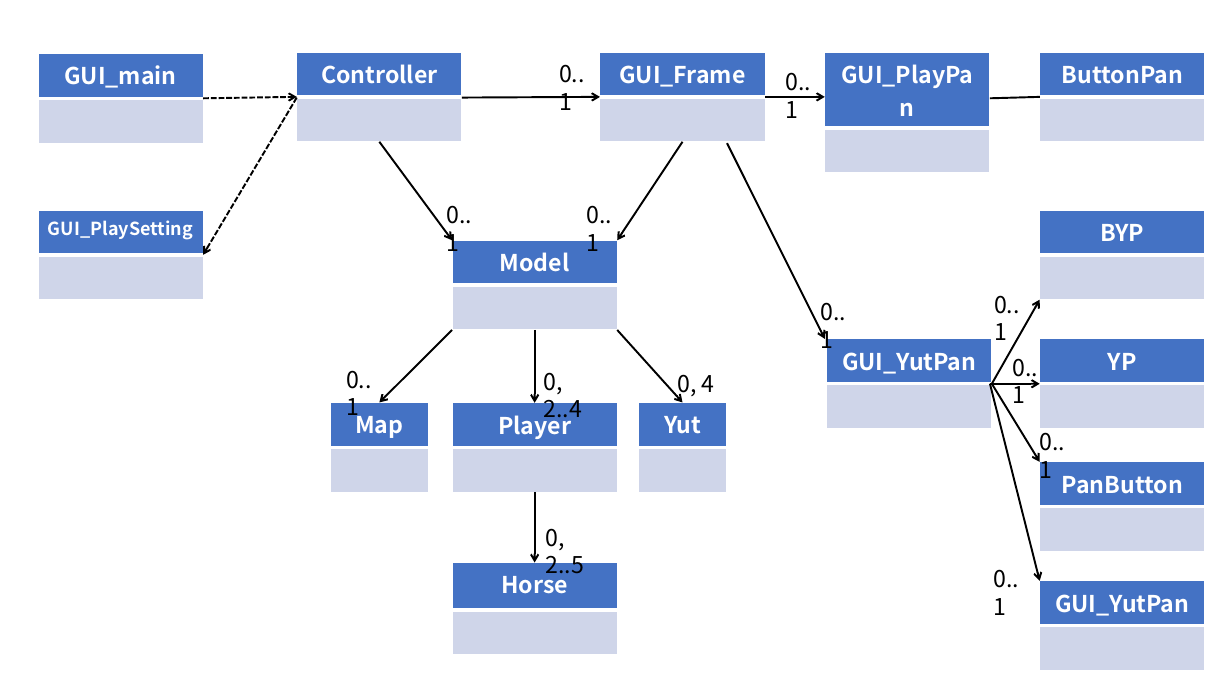
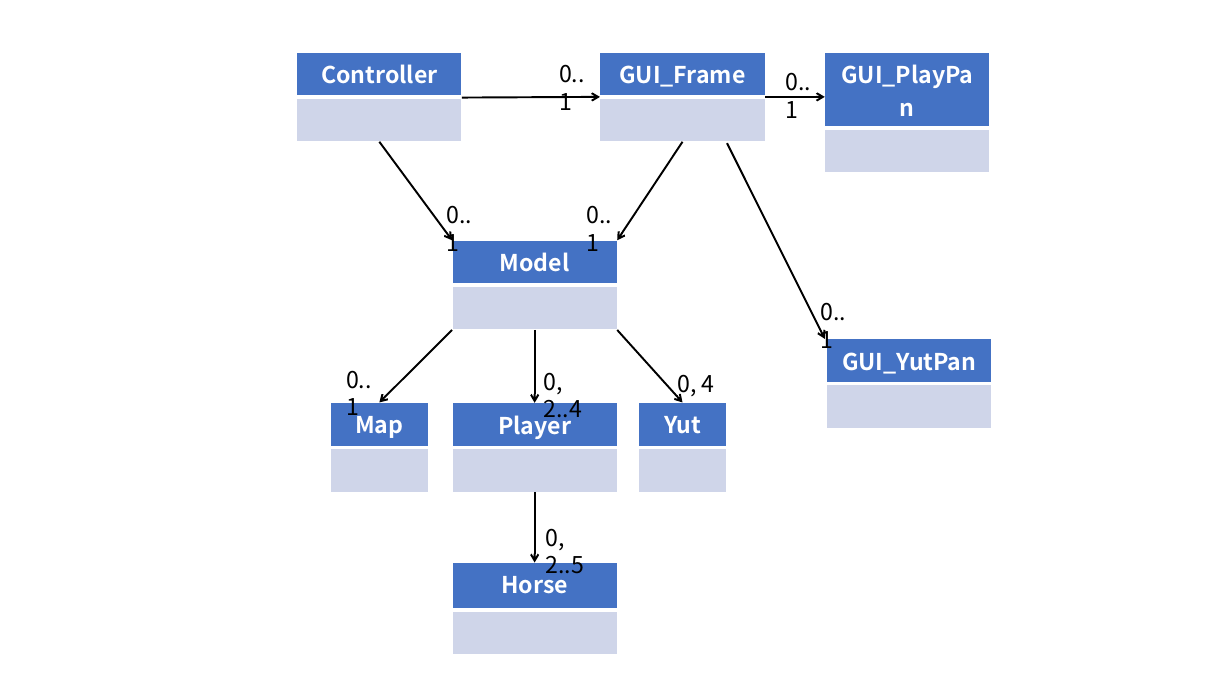
Before and after one commit to sweteam5/2019-1-SE-team5, a slide deck: slide 1 of domain model.pptx. Drawn at 1232x693 pixels with LibreOffice and Linux fonts; fonts in the diff are those of the drawing. Boxes give left, top, right and bottom in pixels: in the first picture for what was removed or moved away, otherwise in the second. Text is boxed around its words. In the diff, an @@ line names an element or a change of style, - is before the commit and + after.

```diff
--- a/domain model.pptx
+++ b/domain model.pptx
@@ table removed at (38,54,203,143), 2 rows, 1 columns @@
-GUI_main
-
@@ table removed at (1040,52,1205,141), 2 rows, 1 columns @@
-ButtonPan
-
@@ arrow removed from (203, 98) to (297, 97) @@
@@ arrow removed from (297, 98) to (203, 255) @@
@@ line removed from (990, 98) to (1040, 97) @@
@@ table removed at (38,210,203,299), 2 rows, 1 columns @@
-GUI_PlaySetting
-
@@ table removed at (1040,210,1205,299), 2 rows, 1 columns @@
-BYP
-
@@ arrow removed from (992, 384) to (1040, 299) @@
@@ text removed at (994,295,1020,340) @@
-0..1
@@ text removed at (1013,358,1039,403) @@
-0..1
@@ table removed at (1040,339,1205,429), 2 rows, 1 columns @@
-YP
-
@@ arrow removed from (990, 384) to (1040, 384) @@
@@ arrow removed from (990, 384) to (1040, 581) @@
@@ arrow removed from (992, 384) to (1040, 462) @@
@@ text removed at (1039,427,1065,483) @@
-0..1
@@ table removed at (1040,462,1205,552), 2 rows, 1 columns @@
-PanButton
-
@@ text removed at (993,569,1019,615) @@
-0..1
@@ table removed at (1040,581,1205,671), 2 rows, 1 columns @@
-GUI_YutPan
-
```
